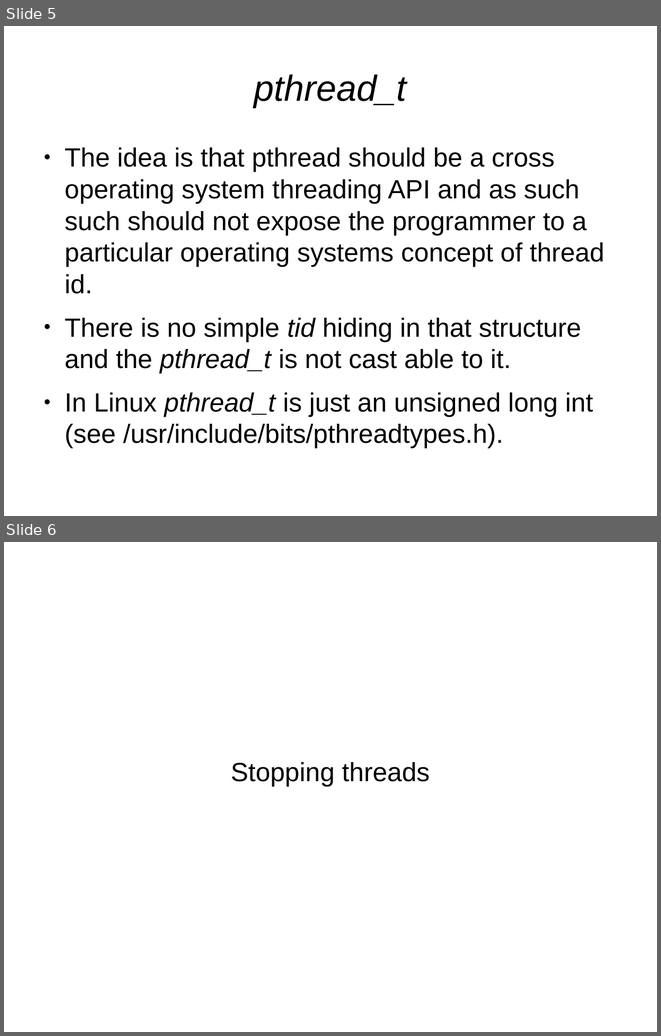
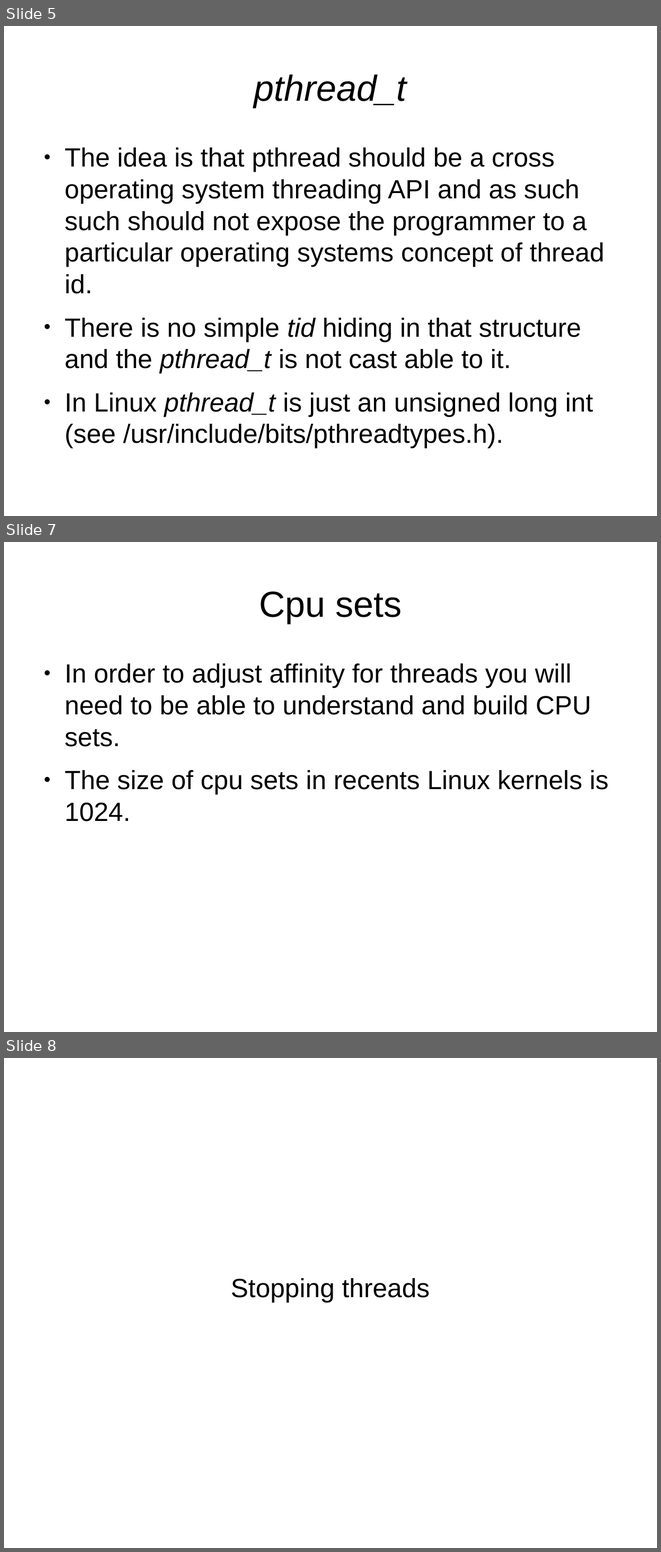
Before and after one commit to veltzer/demos, a slide deck: cpp/src/user_space/threading/pthreads_linux.odp. Shown one above the other, each under a label of ours: slides 5 and 6 before the commit, slides 5, 7 and 8 after it; the slides between them are not shown. The pictures are 661x1036 and 661x1552 pixels, drawn with LibreOffice and Linux fonts; fonts in the diff are those of the drawing. Boxes give left, top, right and bottom in pixels: in the first picture for what was removed or moved away, otherwise in the second. Text is boxed around its words. In the diff, an @@ line names an element or a change of style, - is before the commit and + after.

```diff
--- a/cpp/src/user_space/threading/pthreads_linux.odp
+++ b/cpp/src/user_space/threading/pthreads_linux.odp
@@ slide 7 added at box(4, 542, 657, 1032), background #FFFFFF @@
@@ title added at box(259, 591, 402, 623), 44 pt, text #000000 @@
+Cpu sets
@@ text added at box(64, 663, 609, 821), 32 pt, text #000000 @@
+● In order to adjust affinity for threads you will need to be able to understand and build CPU sets.
+● The size of cpu sets in recents Linux kernels is 1024.
@@ what was slide 6 is now slide 8 @@
```
Also in this commit, not shown: 1 other slide added, 3 other files.
